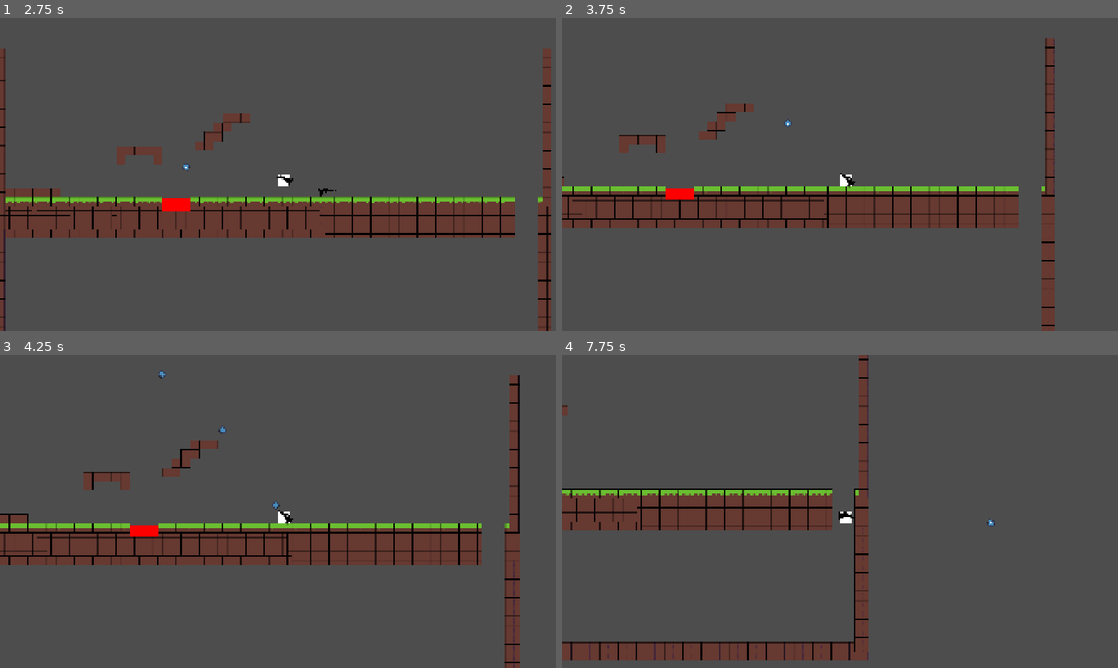
Above: before the commit, frames 1-4 (two rows, left to right).
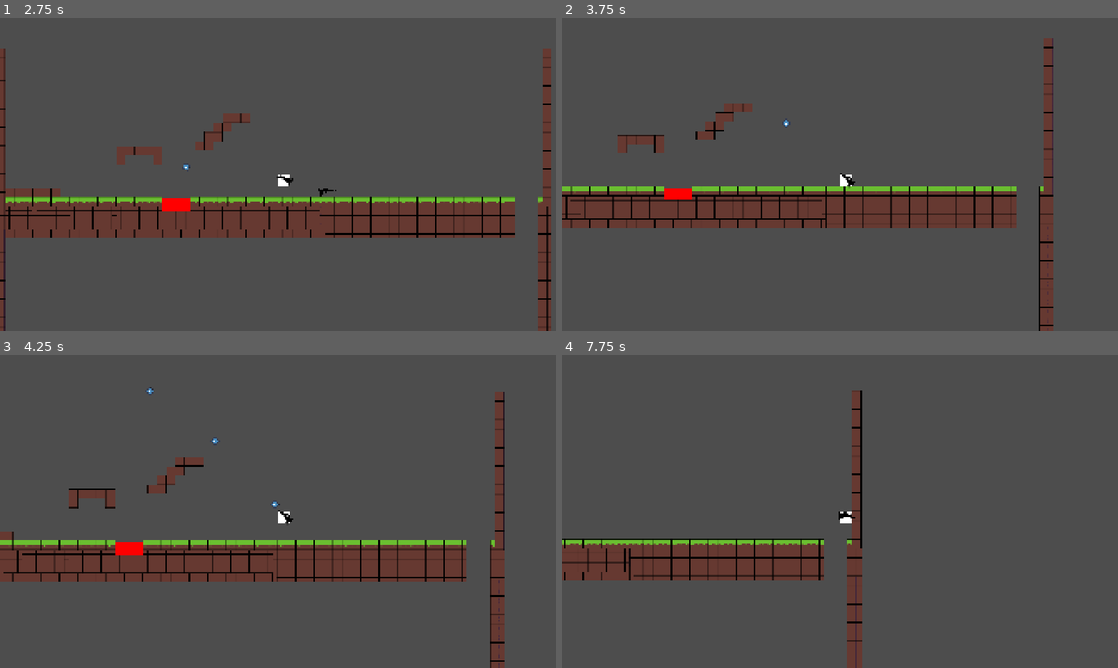
Above: after the commit, the same moments.

Repository: Maycon-jeferson/attack_Ford
Game: Godot game, scene res://src/words/debug.tscn
Two runs of this game, one before a commit and one after it. Both use one fixed random seed, a clock stepped at 60 frames per second and the inputs below. The engine's default icon, where the game draws it, is replaced by a stand-in: a white triangle on a blue panel in a dark square.
Inputs (mouse positions are in pixels of both pictures, inside the frame that each line leads up to):
- Up to frame 1 (2.75 s): tap Enter (ui_accept) at 0.5, 0.77, 1.52 s; move the mouse to (250, 237) at 0.52 s; press the mouse at (250, 237) at 0.53 s; hold Right (ui_right) 0.53-2.03 s; move the mouse to (444, 221) at 1.27 s; release the mouse at (444, 221) at 1.28 s; click (444, 221) at 1.35 s; move the mouse to (111, 127) at 2.02 s; press the mouse at (111, 127) at 2.03 s; hold Left (ui_left) from 2.03 s (still down)
- Up to frame 2 (3.75 s): keep holding Left (ui_left); move the mouse to (867, 174) at 2.77 s; release the mouse at (867, 174) at 2.78 s; click (867, 174) at 2.85 s; tap Enter (ui_accept) at 3.02 s; move the mouse to (756, 96) at 3.52 s; press the mouse at (756, 96) at 3.53 s
- Up to frame 3 (4.25 s): keep holding Left (ui_left); tap Enter (ui_accept) at 3.77 s
- Up to frame 4 (7.75 s): move the mouse to (962, 495) at 4.27 s; release Left (ui_left) at 4.28 s; release the mouse at (962, 495) at 4.28 s; hold Right (ui_right) from 4.28 s (still down); click (962, 495) at 4.35 s; tap Enter (ui_accept) at 4.52, 6.02, 6.77, 7.52 s; move the mouse to (728, 527) at 5.02 s; press the mouse at (728, 527) at 5.03 s; move the mouse to (895, 442) at 5.77 s; release the mouse at (895, 442) at 5.78 s; click (895, 442) at 5.85 s; move the mouse to (812, 574) at 6.52 s; press the mouse at (812, 574) at 6.53 s; move the mouse to (1006, 558) at 7.27 s; release the mouse at (1006, 558) at 7.28 s; click (1006, 558) at 7.35 s

Frame 1 is identical in both runs. In frame 2, 2.8% of the frame differs, in the area x 0-89%, y 6-100%; in frame 3, 18%; in frame 4, 18%, in the area x 0-78%, y 0-100%.

Commit message:
adicionado mecanica de tiro que se destroi ao atingir um obstaculo

Diff:
--- a/project.godot
+++ b/project.godot
@@ -19,7 +19,6 @@
 
 window/size/viewport_width=1920
 window/size/viewport_height=1080
-window/size/mode=4
 window/size/borderless=true
 window/stretch/mode="canvas_items"
 
--- a/src/behavior/bullet.gd
+++ b/src/behavior/bullet.gd
@@ -8,6 +8,8 @@
 
 func _ready() -> void:
 	lifetime_timer = lifetime
+	if not is_connected("body_entered", _on_body_entered):
+		connect("body_entered", _on_body_entered)
 
 func _process(delta: float) -> void:
 	position += transform.x * speed * delta
@@ -15,3 +17,8 @@
 	lifetime_timer -= delta
 	if lifetime_timer <= 0.0:
 		queue_free()
+
+func _on_body_entered(_body):
+	if _body.is_in_group("player"):
+		return
+	queue_free()
--- a/src/behavior/bullet.tscn
+++ b/src/behavior/bullet.tscn
@@ -15,3 +15,5 @@
 [node name="Sprite2D" type="Sprite2D" parent="CollisionShape2D"]
 scale = Vector2(0.1875, 0.1875)
 texture = ExtResource("1_ci52h")
+
+[connection signal="body_entered" from="." to="." method="_on_body_entered"]
--- a/src/itens/ak_1.tscn
+++ b/src/itens/ak_1.tscn
@@ -8,6 +8,7 @@
 
 [node name="Ak_1" type="Area2D"]
 script = ExtResource("1_1arb2")
+recoil_force = 0.0
 
 [node name="CollisionShape2D" type="CollisionShape2D" parent="."]
 position = Vector2(1, -3)
